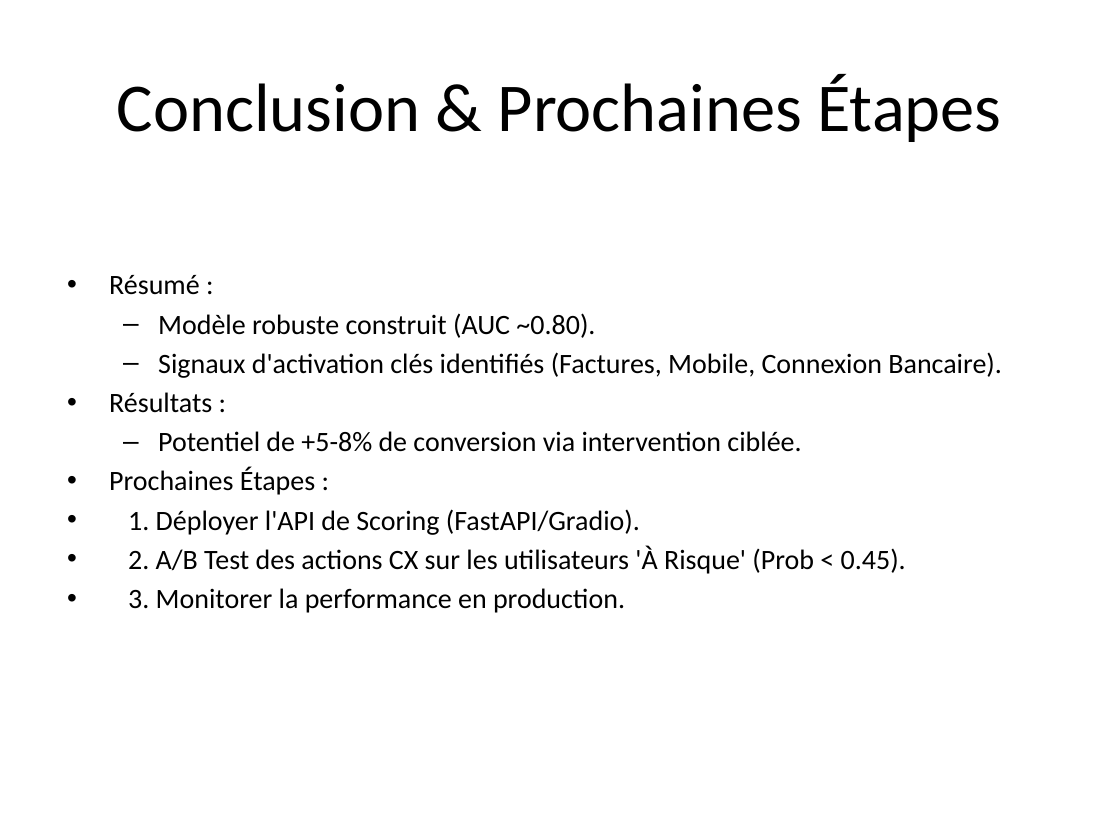
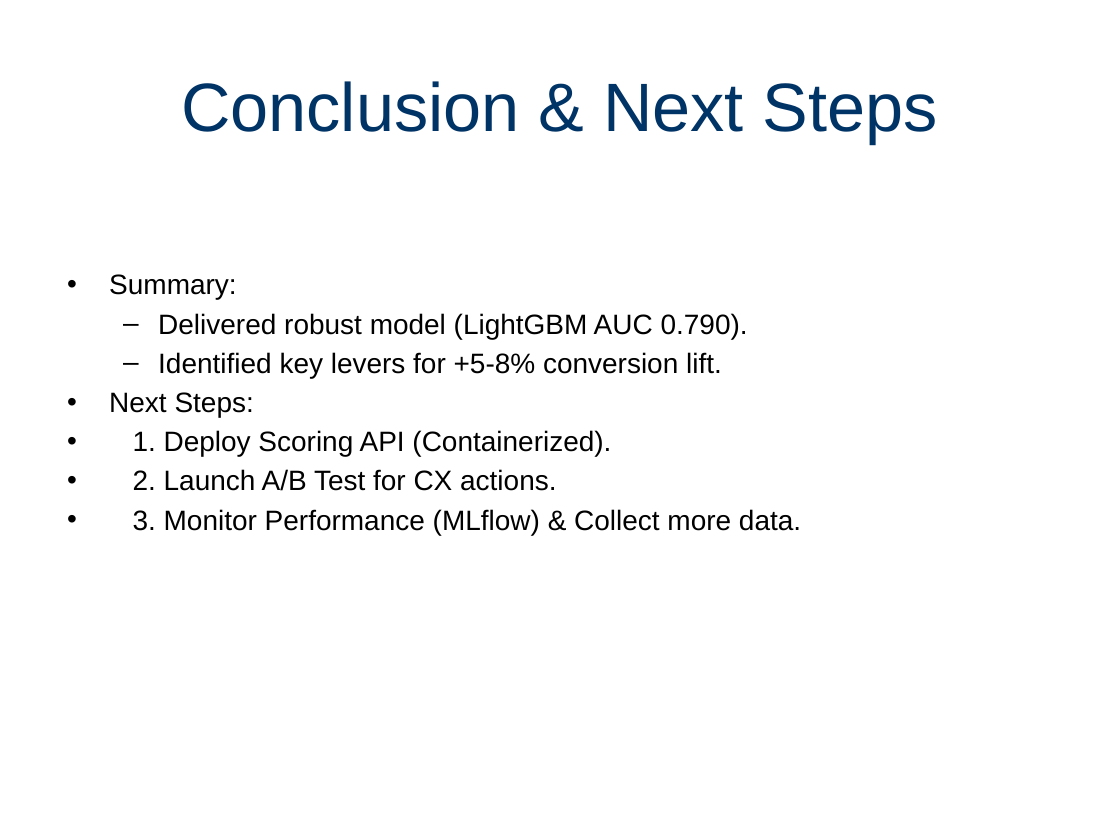
Before and after one commit to Paulino-Cristovao/churn_predictions, a slide deck: slide 10 of Presentations_Resultats_Projet.pptx (slide 9 before the commit). Drawn at 1120x840 pixels with LibreOffice and Linux fonts; fonts in the diff are those of the drawing. Boxes give left, top, right and bottom in pixels: in the first picture for what was removed or moved away, otherwise in the second. Text is boxed around its words. In the diff, an @@ line names an element or a change of style, - is before the commit and + after.

```diff
--- a/Presentations_Resultats_Projet.pptx
+++ b/Presentations_Resultats_Projet.pptx
@@ title at (181,81,938,143): text changed; font Calibri to Arial; text colour #000000 to #003366 @@
-Conclusion & Prochaines Étapes
+Conclusion & Next Steps
@@ text at (109,274,801,535): text changed; font Calibri to Arial @@
-• Résumé :
-  – Modèle robuste construit (AUC ~0.80).
-  – Signaux d'activation clés identifiés (Factures, Mobile, Connexion Bancaire).
-• Résultats :
-  – Potentiel de +5-8% de conversion via intervention ciblée.
-• Prochaines Étapes :
-• 1. Déployer l'API de Scoring (FastAPI/Gradio).
-• 2. A/B Test des actions CX sur les utilisateurs 'À Risque' (Prob < 0.45).
-• 3. Monitorer la performance en production.
+• Summary:
+  – Delivered robust model (LightGBM AUC 0.790).
+  – Identified key levers for +5-8% conversion lift.
+• Next Steps:
+• 1. Deploy Scoring API (Containerized).
+• 2. Launch A/B Test for CX actions.
+• 3. Monitor Performance (MLflow) & Collect more data.
```
Also in this commit, not shown: 2 other slides changed, 7 slides added, 6 slides removed, 1 other file.
